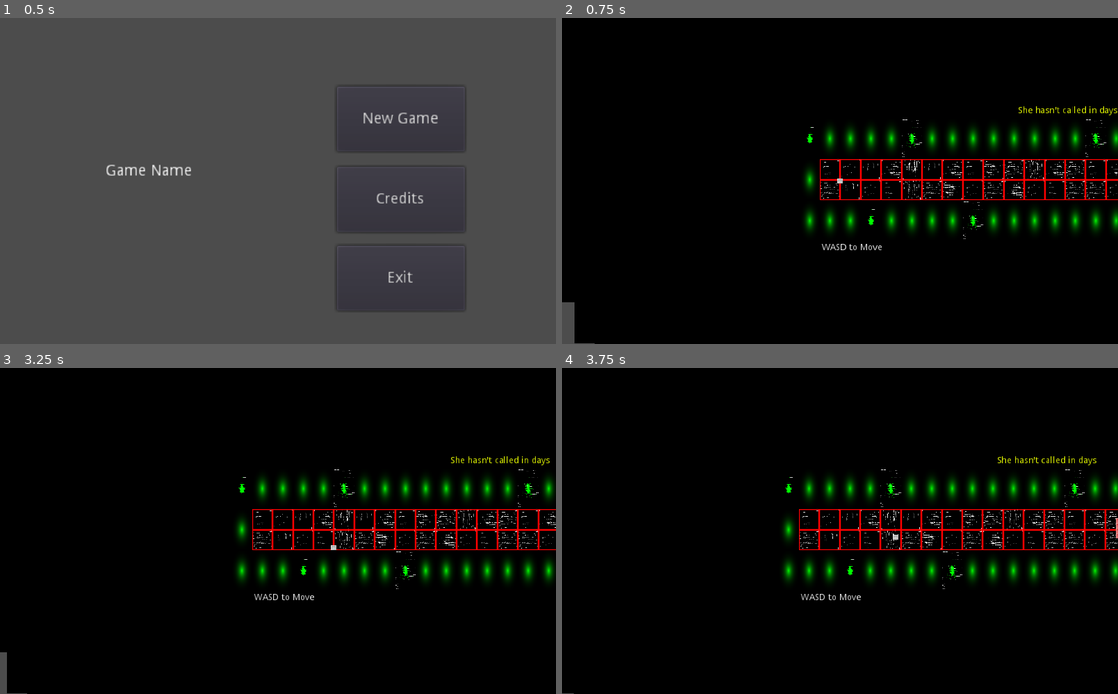
Above: before the commit, frames 1-4 (two rows, left to right).
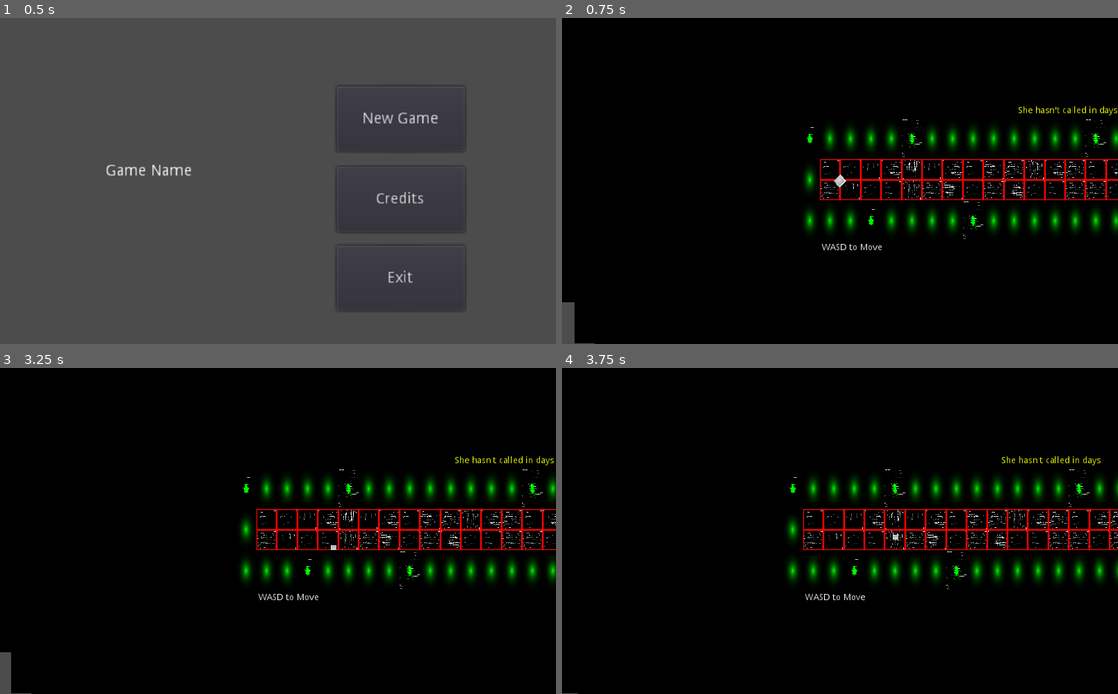
Above: after the commit, the same moments.

Repository: Screen-Punch/intd450
Game: Godot game, scene res://Levels/Main Menu.tscn
Two runs of this game, one before a commit and one after it. Both use one fixed random seed, a clock stepped at 60 frames per second and the inputs below. The engine's default icon, where the game draws it, is replaced by a stand-in: a white triangle on a blue panel in a dark square.
Inputs:
- Up to frame 1 (0.5 s): no input
- Up to frame 2 (0.75 s): click "New Game" at 0.5 s
- Up to frame 3 (3.25 s): tap Enter at 1.25 s; hold Right (ui_right) 1.28-2.03 s; hold Down (ui_down) 2.03-2.78 s; tap Space at 2.75 s; hold Right (ui_right) from 2.78 s (still down)
- Up to frame 4 (3.75 s): release Right (ui_right) at 3.53 s; hold Up (ui_up) from 3.53 s (still down)

Frame 1 is identical in both runs. In frame 2, less than 0.1% of the frame differs, in the area x 48-52%, y 47-53%; in frame 3, 7.0%; in frame 4, 7.3%, in the area x 2-100%, y 27-100%.

Commit message:
Added placeholder spawning animations

Diff:
--- a/Levels/Level1-3.tscn
+++ b/Levels/Level1-3.tscn
@@ -14,7 +14,7 @@
 polygons = [ PoolIntArray( 0, 1, 2, 3 ) ]
 outlines = [ PoolVector2Array( 465.96, -49.6143, 462.96, 28.3859, -503.043, 22.3859, -504.043, -52.6143 ) ]
 
-[node name="Level1-3" type="Node2D"]
+[node name="Level1-3" type="Node2D" index="0"]
 
 [node name="TileMap" type="TileMap" parent="." index="0"]
 
--- a/Levels/Level_button.tscn
+++ b/Levels/Level_button.tscn
@@ -3,7 +3,8 @@
 [ext_resource path="res://Scripts/Level_button.gd" type="Script" id=1]
 [ext_resource path="res://Scenes/tileset1.tres" type="TileSet" id=2]
 [ext_resource path="res://Scenes/Button_Area2D.tscn" type="PackedScene" id=3]
-[ext_resource path="res://Scenes/player.tscn" type="PackedScene" id=4]
+[ext_resource path="res://Scenes/Player.tscn" type="PackedScene" id=4]
+
 
 [node name="Node2D" type="Node2D" index="0"]
 
--- a/Levels/Main Menu.tscn
+++ b/Levels/Main Menu.tscn
@@ -2,7 +2,7 @@
 
 [ext_resource path="res://Scripts/Main Menu.gd" type="Script" id=1]
 
-[node name="Main Menu" type="Control" index="0"]
+[node name="Main Menu" type="Control"]
 
 anchor_left = 0.0
 anchor_top = 0.0
--- a/Scenes/Monster.tscn
+++ b/Scenes/Monster.tscn
@@ -8,7 +8,38 @@
 custom_solver_bias = 0.0
 extents = Vector2( 32, 32 )
 
-[node name="Monster" type="KinematicBody2D" index="0" groups=[
+[sub_resource type="Animation" id=2]
+
+resource_name = "SpawnAnimation"
+length = 0.8
+loop = false
+step = 0.1
+tracks/0/type = "value"
+tracks/0/path = NodePath("Sprite:rotation_degrees")
+tracks/0/interp = 1
+tracks/0/loop_wrap = true
+tracks/0/imported = false
+tracks/0/enabled = true
+tracks/0/keys = {
+"times": PoolRealArray( 0, 0.8 ),
+"transitions": PoolRealArray( 1, 1 ),
+"update": 0,
+"values": [ 180.0, 0.0 ]
+}
+tracks/1/type = "value"
+tracks/1/path = NodePath("Sprite:scale")
+tracks/1/interp = 1
+tracks/1/loop_wrap = true
+tracks/1/imported = false
+tracks/1/enabled = true
+tracks/1/keys = {
+"times": PoolRealArray( 0, 0.8 ),
+"transitions": PoolRealArray( 1, 1 ),
+"update": 0,
+"values": [ Vector2( 0.5, 0.5 ), Vector2( 1, 1 ) ]
+}
+
+[node name="Monster" type="KinematicBody2D" groups=[
 "Monster",
 ]]
 
@@ -27,8 +58,10 @@
 [node name="Sprite" type="Sprite" parent="." index="1"]
 
 modulate = Color( 0, 0, 0, 1 )
+rotation = 3.14159
+scale = Vector2( 0.5, 0.5 )
 texture = ExtResource( 2 )
-_sections_unfolded = [ "Visibility" ]
+_sections_unfolded = [ "Transform", "Visibility" ]
 
 [node name="Area2D" type="Area2D" parent="." index="2"]
 
@@ -46,4 +79,16 @@
 
 shape = SubResource( 1 )
 
+[node name="AnimationPlayer" type="AnimationPlayer" parent="." index="3"]
+
+root_node = NodePath("..")
+autoplay = ""
+playback_process_mode = 1
+playback_default_blend_time = 0.0
+playback_speed = 1.0
+anims/SpawnAnimation = SubResource( 2 )
+blend_times = [  ]
+
 [connection signal="body_entered" from="Area2D" to="." method="_on_Area2D_body_entered"]
+
+[connection signal="animation_finished" from="AnimationPlayer" to="." method="_on_AnimationPlayer_animation_finished"]
--- a/Scenes/player.tscn
+++ b/Scenes/player.tscn
@@ -52,6 +52,37 @@
 shader_param/blurSize = 20
 _sections_unfolded = [ "shader_param" ]
 
+[sub_resource type="Animation" id=5]
+
+resource_name = "SpawnAnimation"
+length = 0.8
+loop = false
+step = 0.1
+tracks/0/type = "value"
+tracks/0/path = NodePath("sprite:scale")
+tracks/0/interp = 1
+tracks/0/loop_wrap = true
+tracks/0/imported = false
+tracks/0/enabled = true
+tracks/0/keys = {
+"times": PoolRealArray( 0, 0.8 ),
+"transitions": PoolRealArray( 1, 1 ),
+"update": 0,
+"values": [ Vector2( 2, 2 ), Vector2( 1, 1 ) ]
+}
+tracks/1/type = "value"
+tracks/1/path = NodePath("sprite:rotation_degrees")
+tracks/1/interp = 1
+tracks/1/loop_wrap = true
+tracks/1/imported = false
+tracks/1/enabled = true
+tracks/1/keys = {
+"times": PoolRealArray( 0, 0.8 ),
+"transitions": PoolRealArray( 1, 1 ),
+"update": 0,
+"values": [ 180.0, 0.0 ]
+}
+
 [node name="Player" type="KinematicBody2D" groups=[
 "Player",
 ]]
@@ -65,6 +96,7 @@
 [node name="sprite" type="Sprite" parent="." index="0"]
 
 texture = ExtResource( 2 )
+_sections_unfolded = [ "Transform" ]
 
 [node name="CollisionShape2D" type="CollisionShape2D" parent="." index="1"]
 
@@ -108,6 +140,7 @@
 [node name="CanvasLayer" type="CanvasLayer" parent="." index="3"]
 
 pause_mode = 2
+editor/display_folded = true
 layer = 1
 offset = Vector2( 0, 0 )
 rotation = 0.0
@@ -339,6 +372,16 @@
 script = ExtResource( 8 )
 _sections_unfolded = [ "Material" ]
 
+[node name="AnimationPlayer" type="AnimationPlayer" parent="." index="4"]
+
+root_node = NodePath("..")
+autoplay = ""
+playback_process_mode = 1
+playback_default_blend_time = 0.0
+playback_speed = 1.0
+anims/SpawnAnimation = SubResource( 5 )
+blend_times = [  ]
+
 [connection signal="pressed" from="CanvasLayer/PauseMenu/ResumeButton" to="CanvasLayer/PauseMenu" method="_on_ResumeButton_pressed"]
 
 [connection signal="pressed" from="CanvasLayer/PauseMenu/ExitButton" to="CanvasLayer/PauseMenu" method="_on_ExitButton_pressed"]
@@ -346,3 +389,5 @@
 [connection signal="pressed" from="CanvasLayer/PauseMenu/ExitButton/ExitConfirmation/YesExit" to="CanvasLayer/PauseMenu" method="_on_YesExit_pressed"]
 
 [connection signal="pressed" from="CanvasLayer/PauseMenu/ExitButton/ExitConfirmation/NoExit" to="CanvasLayer/PauseMenu" method="_on_NoExit_pressed"]
+
+[connection signal="animation_finished" from="AnimationPlayer" to="." method="_on_AnimationPlayer_animation_finished"]
--- a/Scripts/Monster.gd
+++ b/Scripts/Monster.gd
@@ -7,17 +7,21 @@
 var path
 var timer = 0
 
+var canMove = false
+
 func _ready():
 	var targets = get_tree().get_nodes_in_group("Player")
 	for t in targets:
 		target = t
 	path = Nav2D.update_navigation_path(position, target.position)
+	$AnimationPlayer.play("SpawnAnimation")
 
 func _process(delta):
 	if target:
 		velocity = (target.position - position).normalized() * SPEED
 		var move_dist = SPEED * delta
-		move_along_path(move_dist)
+		if canMove:
+			move_along_path(move_dist)
 #		if (target.position - position).length() > 5:
 #			move_and_slide(velocity)
 		timer += 1
@@ -52,3 +56,8 @@
 func _on_Area2D_body_entered(body):
 	if body.has_method("takeDamage"):
 		body.takeDamage()
+
+
+func _on_AnimationPlayer_animation_finished(anim_name):
+	if anim_name == "SpawnAnimation":
+		canMove = true
--- a/Scripts/player.gd
+++ b/Scripts/player.gd
@@ -14,12 +14,15 @@
 var magnitude = 10
 var gap = 0.1
 
+var canMove = false
+
 func _ready():
 	var monsters  = get_tree().get_nodes_in_group("Monster")
 	for t in monsters:
 		target = t
 	$CanvasLayer/SceneTransition.play("SceneTransition")
 	vulnerable = true
+	$AnimationPlayer.play("SpawnAnimation")
 
 func _physics_process(delta):
 	var motion = Vector2()
@@ -36,9 +39,9 @@
 		$CanvasLayer/PauseMenu.show()
 		get_tree().paused = true
 
-	motion = motion.normalized() * MOTION_SPEED
-
-	move_and_slide(motion)
+	if canMove:
+		motion = motion.normalized() * MOTION_SPEED
+		move_and_slide(motion)
 
 func _process(delta):
 	if target:
@@ -59,3 +62,7 @@
 	if vulnerable:
 		var sceneName = get_tree().get_current_scene().get_name()
 		get_tree().change_scene("res://Levels/" + sceneName + ".tscn")
+
+func _on_AnimationPlayer_animation_finished(anim_name):
+	if anim_name == "SpawnAnimation":
+		canMove = true
Not shown: 1 places in Scenes/Monster.tscn that only renumber resources
Not shown: 1 places in Scenes/player.tscn that only renumber resources
